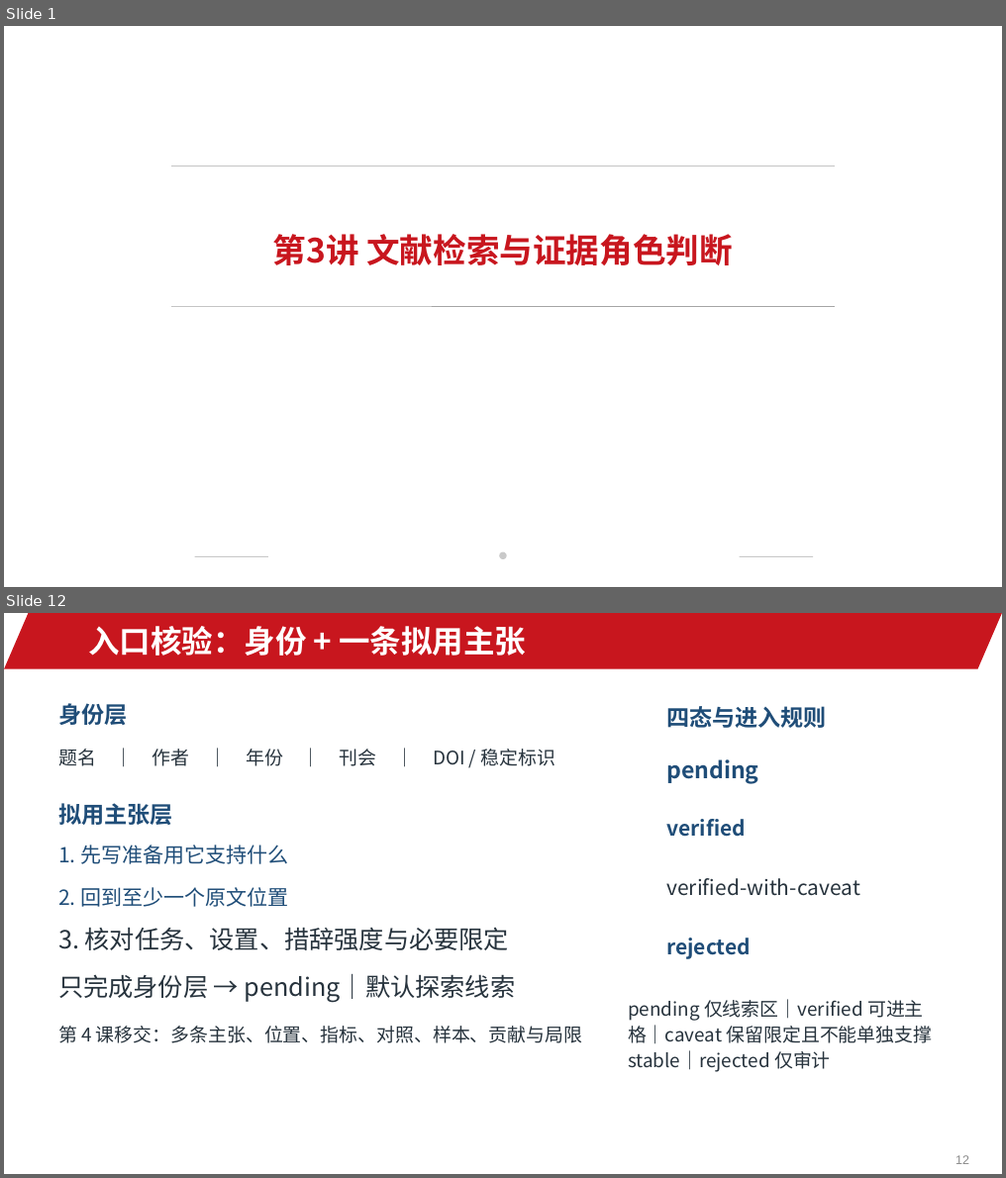
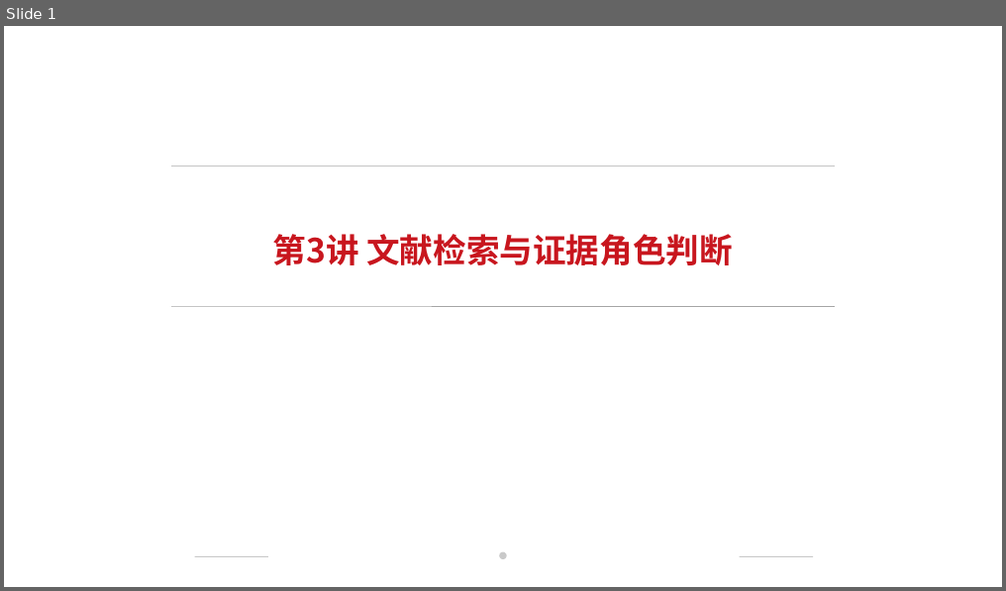
Before and after one commit to jinyh/ai4research, a slide deck: lessons/lesson-03/slides.pptx. Shown one above the other, each under a label of ours: slides 1 and 12 before the commit, slide 1 after it; the slides between them are not shown. The pictures are 1006x1178 and 1006x591 pixels, drawn with LibreOffice and Linux fonts; fonts in the diff are those of the drawing; background and template pictures are left out. Boxes give left, top, right and bottom in pixels: in the first picture for what was removed or moved away, otherwise in the second. Text is boxed around its words. In the diff, an @@ line names an element or a change of style, - is before the commit and + after.

```diff
--- a/lessons/lesson-03/slides.pptx
+++ b/lessons/lesson-03/slides.pptx
@@ slide 12 removed at [4, 613, 1002, 1174], background #FFFFFF @@
@@ parallelogram removed at [4, 613, 1002, 669] @@
@@ text removed at [88, 626, 526, 656] @@
-入口核验：身份 + 一条拟用主张
@@ text removed at [58, 703, 127, 725] @@
-身份层
@@ text removed at [666, 706, 826, 728] @@
-四态与进入规则
@@ text removed at [58, 749, 556, 766] @@
-题名 ｜ 作者 ｜ 年份 ｜ 刊会 ｜ DOI / 稳定标识
@@ text removed at [666, 760, 758, 783] @@
-pending
@@ text removed at [58, 803, 172, 825] @@
-拟用主张层
@@ text removed at [666, 819, 746, 837] @@
-verified
@@ text removed at [58, 845, 288, 864] @@
-1. 先写准备用它支持什么
@@ text removed at [666, 878, 860, 896] @@
-verified-with-caveat
@@ text removed at [58, 887, 288, 907] @@
-2. 回到至少一个原文位置
@@ text removed at [58, 927, 509, 951] @@
-3. 核对任务、设置、措辞强度与必要限定
@@ text removed at [666, 938, 750, 959] @@
-rejected
@@ text removed at [58, 974, 516, 1003] @@
-只完成身份层 → pending｜默认探索线索
@@ text removed at [58, 1026, 582, 1044] @@
-第 4 课移交：多条主张、位置、指标、对照、样本、贡献与局限
@@ text removed at [628, 999, 933, 1072] @@
-pending 仅线索区｜verified 可进主格｜caveat 保留限定且不能单独支撑 stable｜rejected 仅审计
@@ page number removed at [955, 1156, 969, 1164] @@
-12
```
Also in this commit, not shown: 31 slides added, 19 other slides removed, 29 other files.
